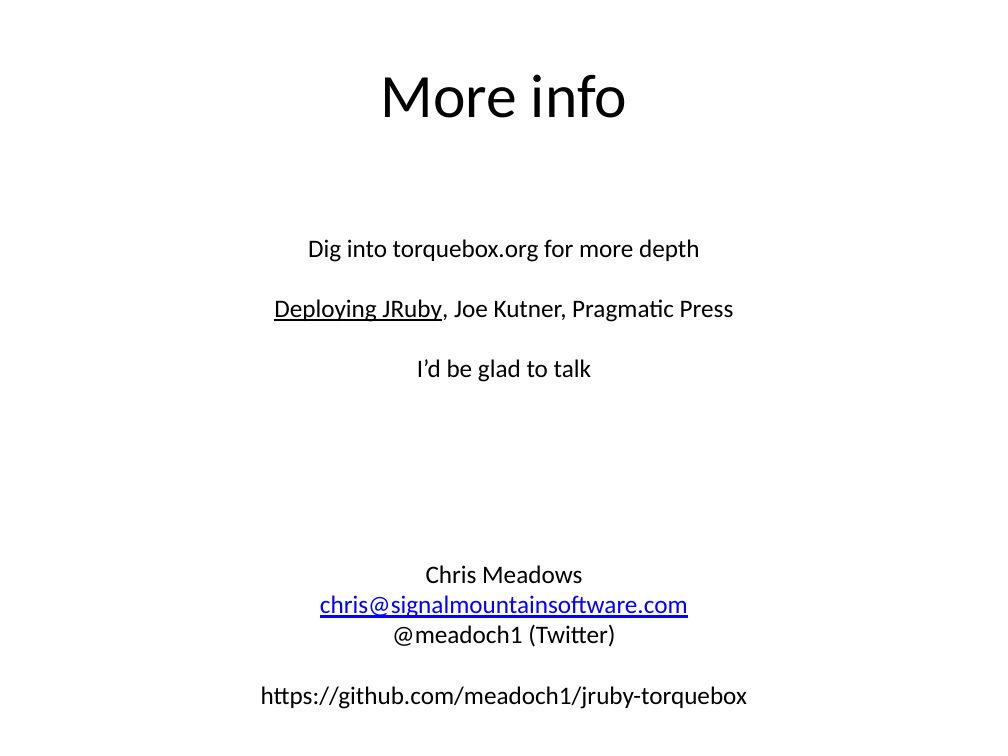
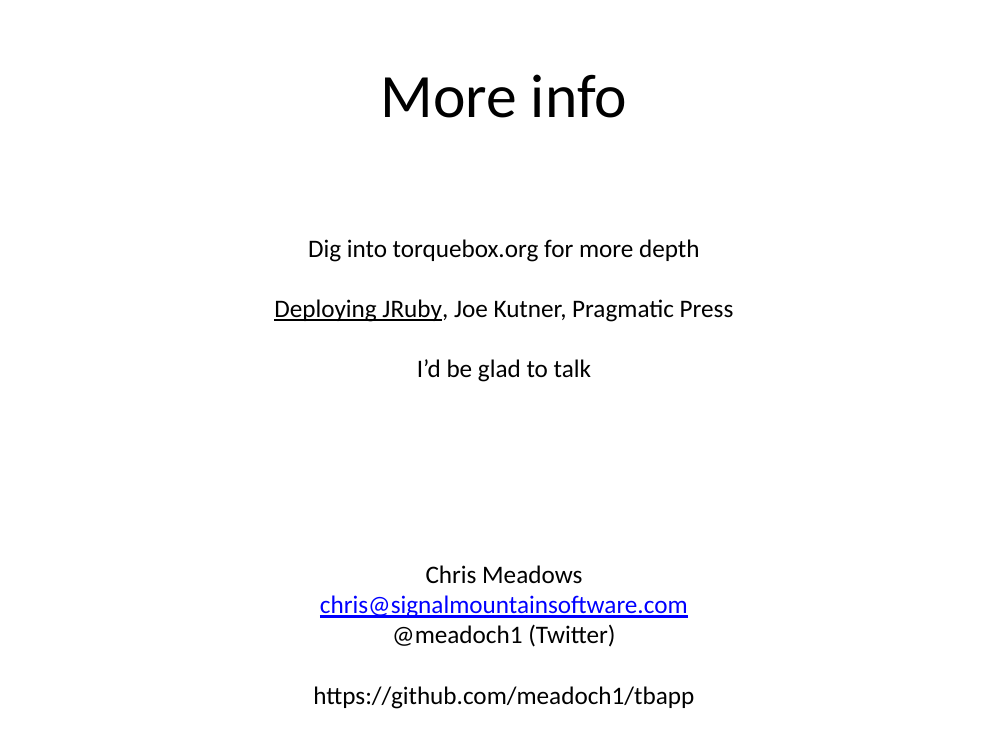
Before and after one commit to meadoch1/tbapp, a slide deck: slide 43 of ppt/JRuby Torquebox v2.odp. Drawn at 1008x756 pixels with LibreOffice and Linux fonts; fonts in the diff are those of the drawing. Boxes give left, top, right and bottom in pixels: in the first picture for what was removed or moved away, otherwise in the second. Text is boxed around its words. In the diff, an @@ line names an element or a change of style, - is before the commit and + after.

Commit message:
Updated presentation

```diff
--- a/ppt/JRuby Torquebox v2.odp
+++ b/ppt/JRuby Torquebox v2.odp
@@ text "Chris Meadows": place and size @@
-text "Chris Meadows" at (261, 565, 747, 709)
+text "Chris Meadows" at (313, 565, 694, 709)
@@ text at (313, 686, 694, 709): text changed @@
-https://github.com/meadoch1/jruby-torquebox
+https://github.com/meadoch1/tbapp
```
Also in this commit, not shown: 1 other file.
